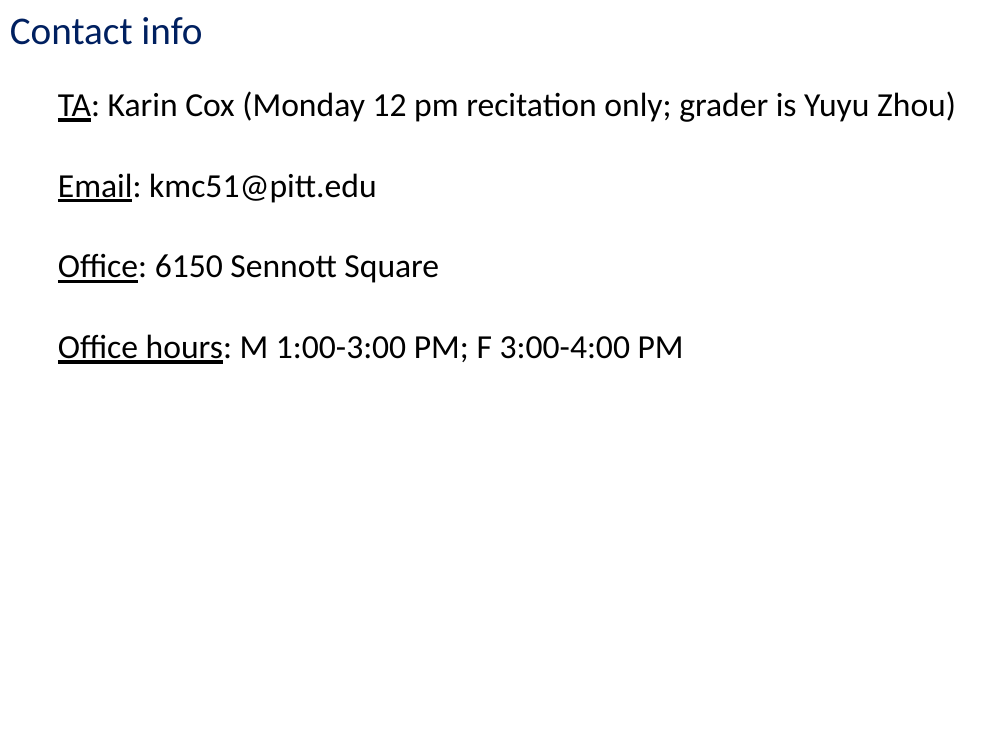
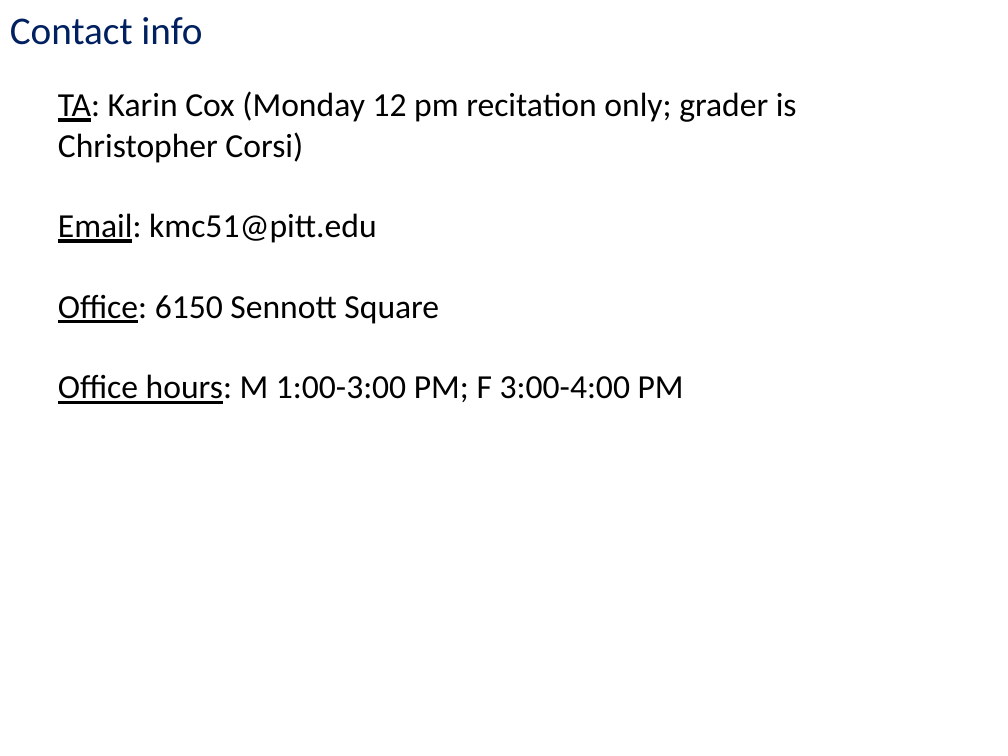
Before and after one commit to kc13/CS447TK, a slide deck: slide 2 of cs447tk_rec1_jan22.pptx. Drawn at 1008x756 pixels with LibreOffice and Linux fonts; fonts in the diff are those of the drawing. Boxes give left, top, right and bottom in pixels: in the first picture for what was removed or moved away, otherwise in the second. Text is boxed around its words. In the diff, an @@ line names an element or a change of style, - is before the commit and + after.

Commit message:
updated grader info

```diff
--- a/cs447tk_rec1_jan22.pptx
+++ b/cs447tk_rec1_jan22.pptx
@@ text at box(58, 91, 797, 163): text changed @@
-TA: Karin Cox (Monday 12 pm recitation only; grader is Yuyu Zhou)
+TA: Karin Cox (Monday 12 pm recitation only; grader is Christopher Corsi)
```
